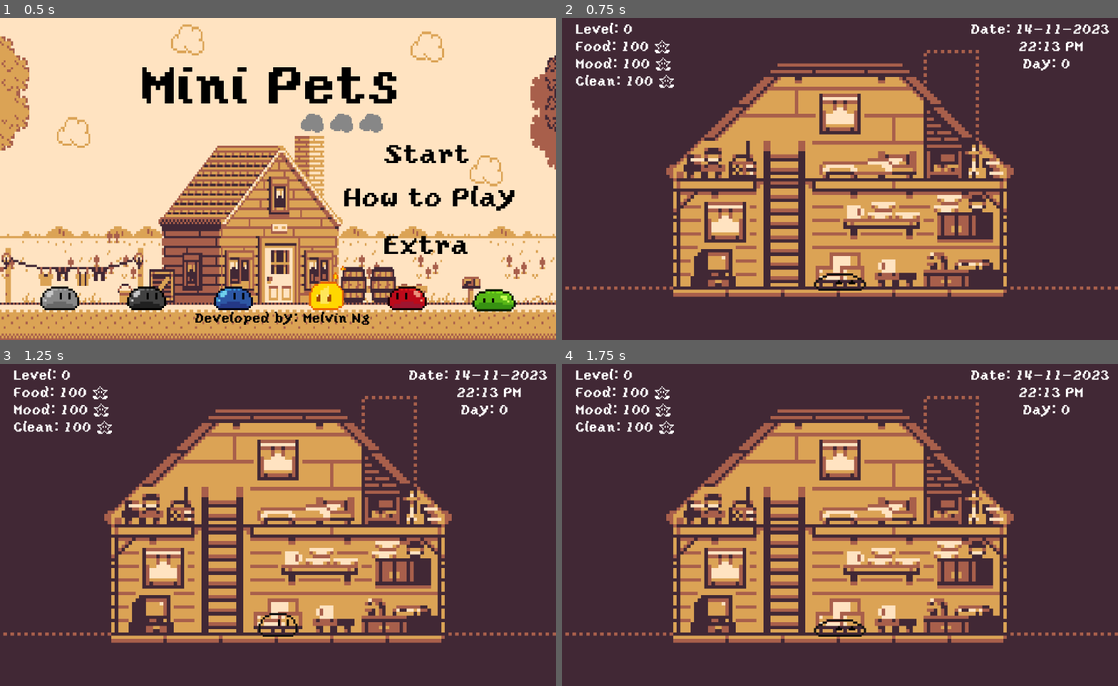
Above: before the commit, frames 1-4 (two rows, left to right).
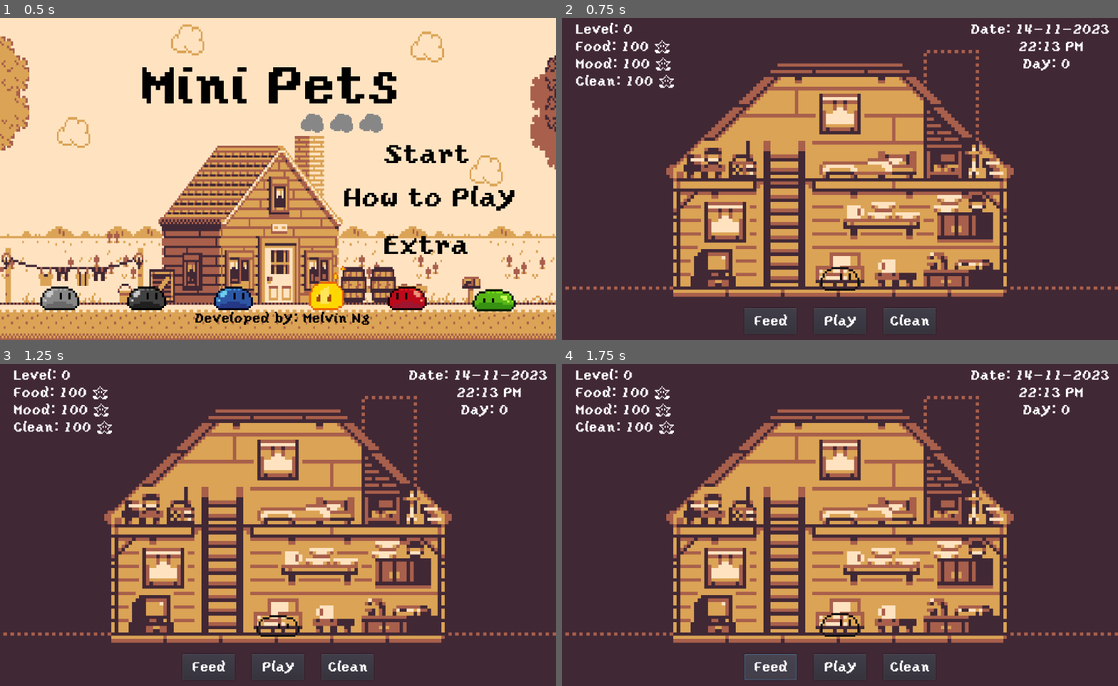
Above: after the commit, the same moments.

Repository: melvincwng/mini-pets
Game: Godot game, scene res://Scenes/MainMenu.tscn
Same seed, same stepped clock (60 frames per second), same inputs: the game is played once before the commit and once after it.
Inputs (mouse positions are in pixels of both pictures, inside the frame that each line leads up to):
- Up to frame 1 (0.5 s): no input
- Up to frame 2 (0.75 s): click "Start" at 0.5 s
- Up to frame 3 (1.25 s): no input
- Up to frame 4 (1.75 s): click (773, 666) at 1.25 s, where only the run after the commit has a clickable "Feed"

Frame 1 is identical in both runs. In frame 2, 0.6% of the frame differs, in the area x 32-68%, y 77-97%; in frame 3, 0.6%; in frame 4, 1.0%, in the area x 32-68%, y 77-99%.

Commit message:
Add feed, play, clean buttons in MainScene.tscn

Diff:
--- a/Scenes/MainScene.tscn
+++ b/Scenes/MainScene.tscn
@@ -29,6 +29,24 @@
 size = 25
 font_data = SubResource( 3 )
 
+[sub_resource type="DynamicFont" id=5]
+size = 25
+font_data = ExtResource( 8 )
+
+[sub_resource type="DynamicFontData" id=6]
+font_path = "res://Font/yoster-island.regular.ttf"
+
+[sub_resource type="DynamicFont" id=7]
+size = 25
+font_data = SubResource( 6 )
+
+[sub_resource type="DynamicFontData" id=8]
+font_path = "res://Font/yoster-island.regular.ttf"
+
+[sub_resource type="DynamicFont" id=9]
+size = 25
+font_data = SubResource( 8 )
+
 [node name="Main Scene" type="Node2D"]
 script = ExtResource( 9 )
 
@@ -46,7 +64,6 @@
 position = Vector2( 512, 440 )
 scale = Vector2( 4, 4 )
 frames = SubResource( 1 )
-frame = 2
 playing = true
 
 [node name="Level" type="RichTextLabel" parent="."]
@@ -125,3 +142,69 @@
 __meta__ = {
 "_edit_use_anchors_": false
 }
+
+[node name="Feed button" type="Button" parent="."]
+margin_left = 336.0
+margin_top = 536.0
+margin_right = 432.0
+margin_bottom = 584.0
+__meta__ = {
+"_edit_use_anchors_": false
+}
+
+[node name="Feed text" type="Label" parent="Feed button"]
+margin_left = 16.0
+margin_top = 8.0
+margin_right = 80.0
+margin_bottom = 40.0
+custom_fonts/font = SubResource( 5 )
+text = "Feed"
+align = 1
+valign = 1
+__meta__ = {
+"_edit_use_anchors_": false
+}
+
+[node name="Play button" type="Button" parent="."]
+margin_left = 464.0
+margin_top = 536.0
+margin_right = 560.0
+margin_bottom = 584.0
+__meta__ = {
+"_edit_use_anchors_": false
+}
+
+[node name="Play text" type="Label" parent="Play button"]
+margin_left = 16.0
+margin_top = 8.0
+margin_right = 80.0
+margin_bottom = 40.0
+custom_fonts/font = SubResource( 7 )
+text = "Play"
+align = 1
+valign = 1
+__meta__ = {
+"_edit_use_anchors_": false
+}
+
+[node name="Clean button" type="Button" parent="."]
+margin_left = 592.0
+margin_top = 536.0
+margin_right = 688.0
+margin_bottom = 584.0
+__meta__ = {
+"_edit_use_anchors_": false
+}
+
+[node name="Clean text" type="Label" parent="Clean button"]
+margin_left = 8.0
+margin_top = 8.0
+margin_right = 88.0
+margin_bottom = 40.0
+custom_fonts/font = SubResource( 9 )
+text = "Clean"
+align = 1
+valign = 1
+__meta__ = {
+"_edit_use_anchors_": false
+}
Not shown: 1 places in Scenes/MainScene.tscn that only renumber resources
